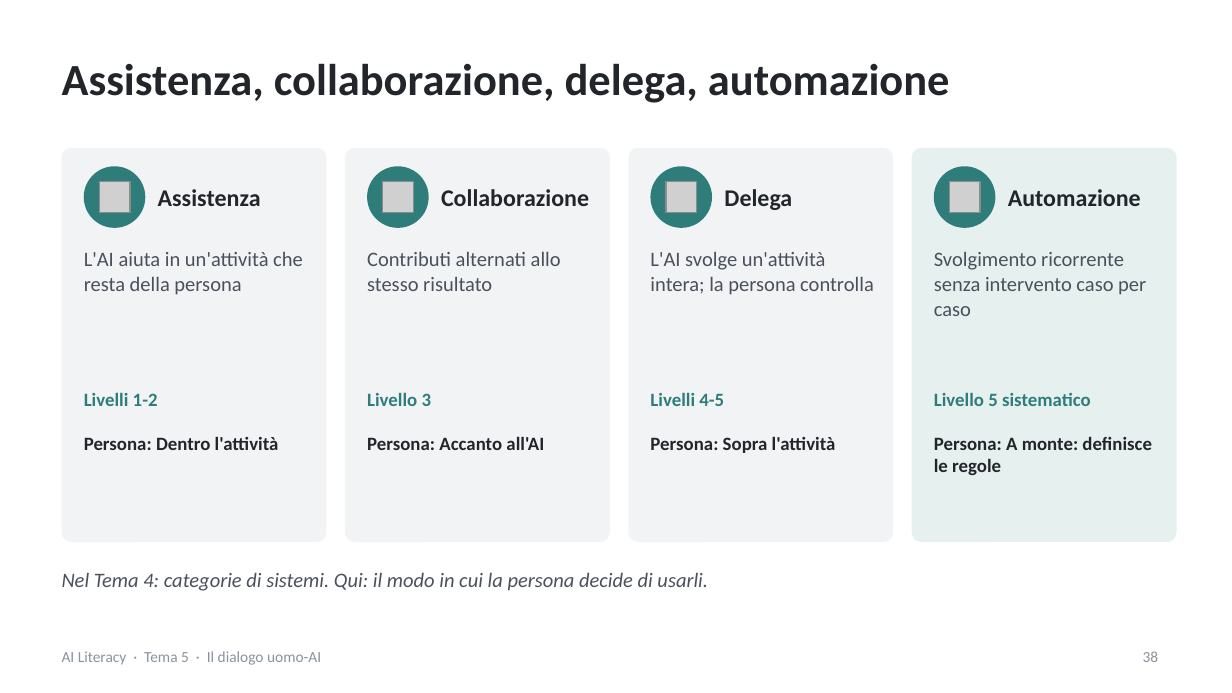
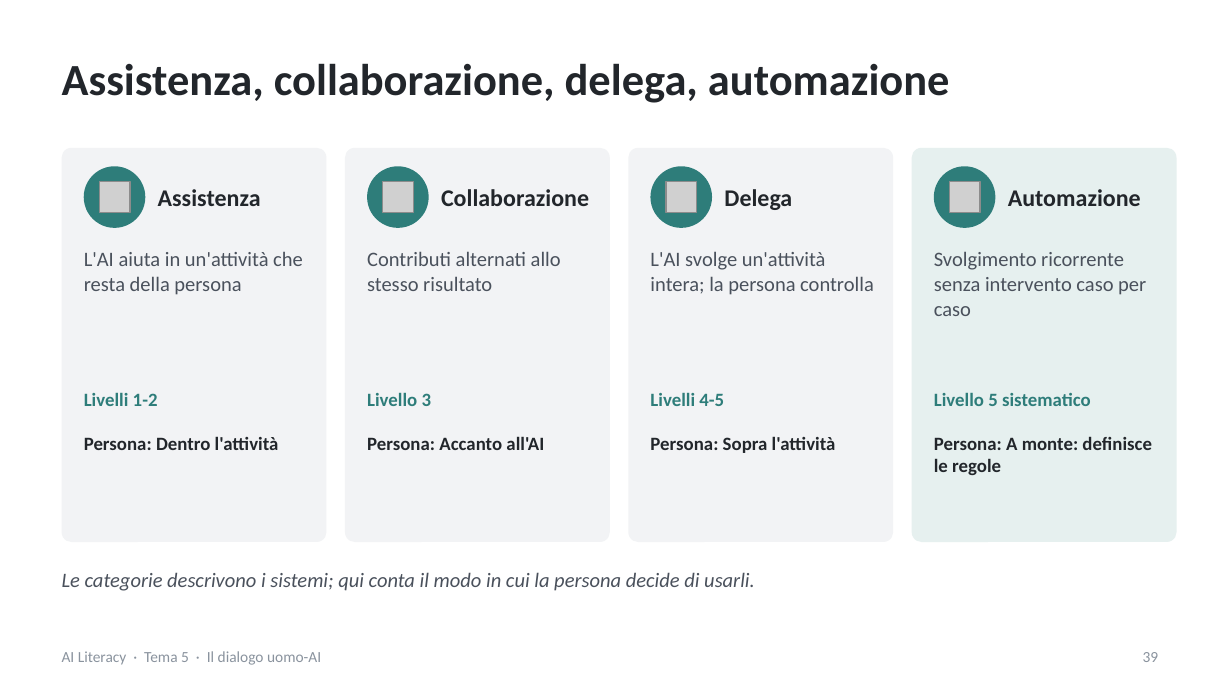
Before and after one commit to NetAi-IT/Formazione-AI-Literacy-Official, a slide deck: slide 39 of Base/Tema5_Dialogo_uomo_AI.pptx (slide 38 before the commit). Drawn at 1232x693 pixels with LibreOffice and Linux fonts; fonts in the diff are those of the drawing; grey boxes stand for pictures. Boxes give left, top, right and bottom in pixels: in the first picture for what was removed or moved away, otherwise in the second. Text is boxed around its words. In the diff, an @@ line names an element or a change of style, - is before the commit and + after.

Commit message:
Versione 1 Tema5 e Tema 6. Sistemato una slide per il Tema 2
Tema 2 aggiunto l'esempio dello spam

```diff
--- a/Base/Tema5_Dialogo_uomo_AI.pptx
+++ b/Base/Tema5_Dialogo_uomo_AI.pptx
@@ text at [62,572,755,591]: text changed @@
-Nel Tema 4: categorie di sistemi. Qui: il modo in cui la persona decide di usarli.
+Le categorie descrivono i sistemi; qui conta il modo in cui la persona decide di usarli.
@@ page number at [1143,652,1159,662]: text changed @@
-38
+39
```
Also in this commit, not shown: 6 other slides changed, 2 slides added, 5 other files.
